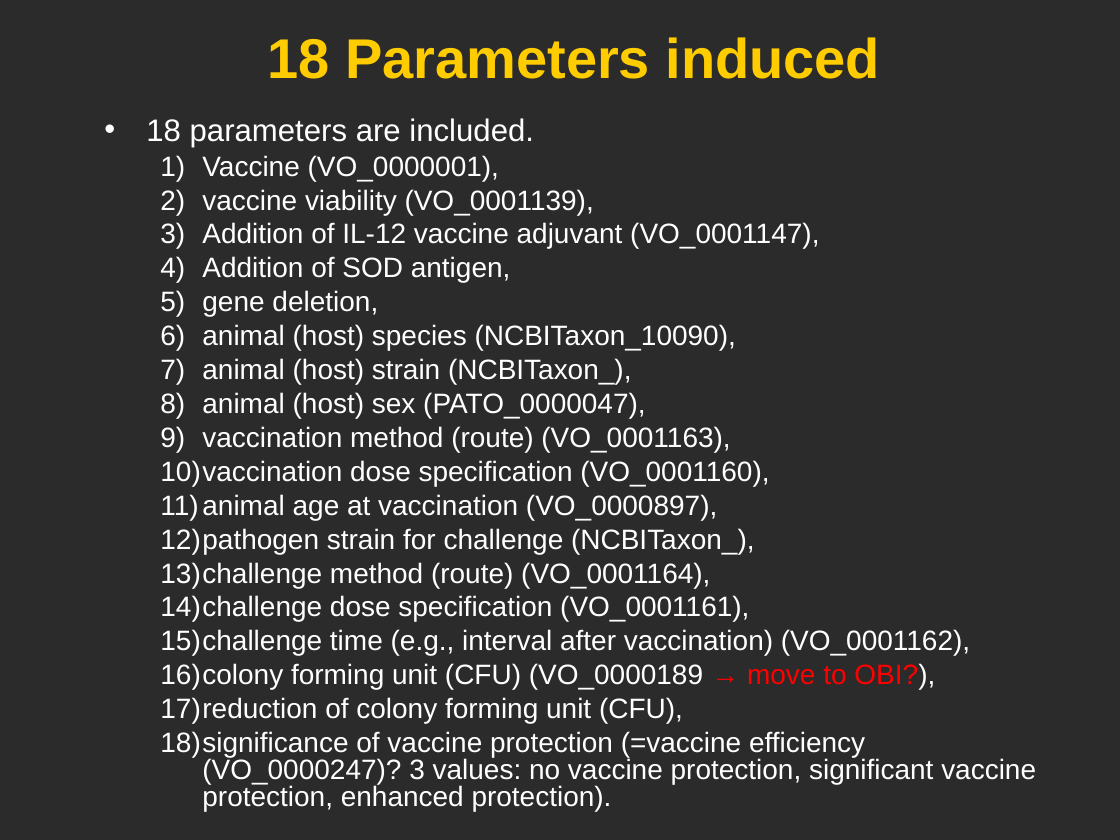
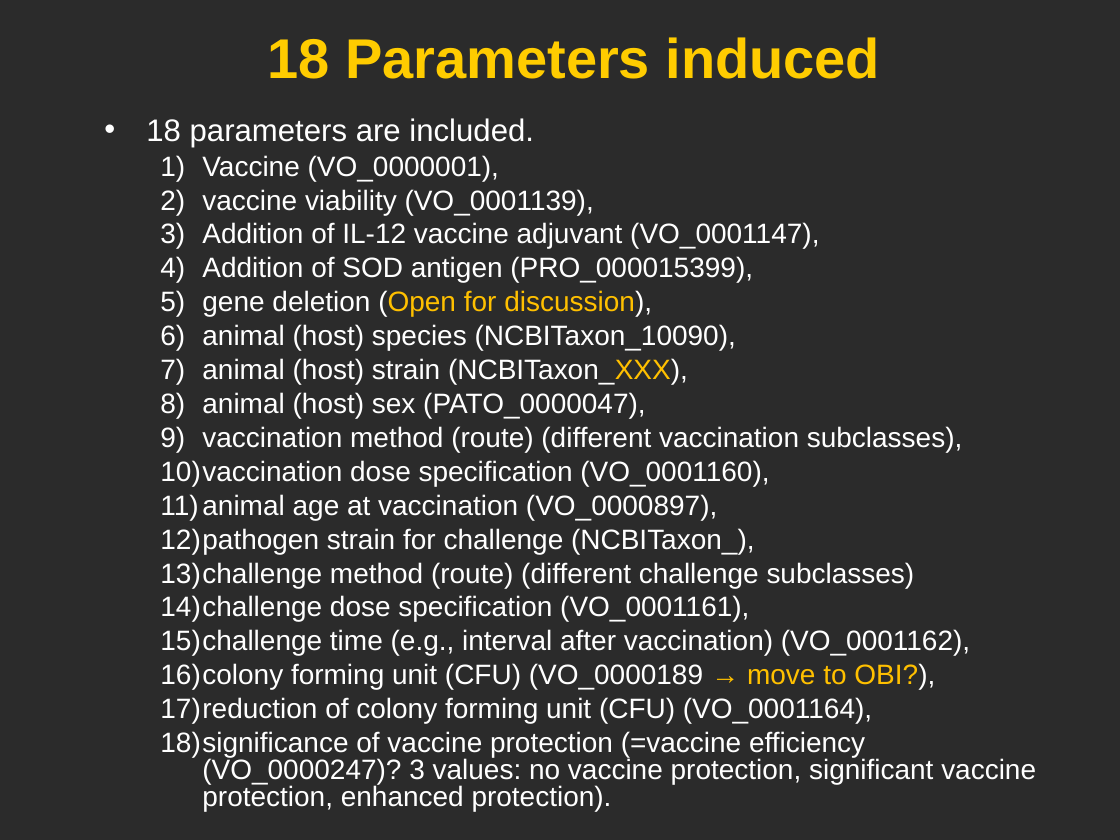
Before and after one commit to obi-ontology/obi-legacy-svn, a slide deck: slide 8 of trunk/docs/developer/use cases/Vaccine_usercase_Vancouver2010.ppt. Drawn at 1120x840 pixels with LibreOffice and Linux fonts; fonts in the diff are those of the drawing; background and template pictures are left out; a plain dark background stands for a picture behind light text. Boxes give left, top, right and bottom in pixels: in the first picture for what was removed or moved away, otherwise in the second. Text is boxed around its words. In the diff, an @@ line names an element or a change of style, - is before the commit and + after.

Commit message:
updates

```diff
--- a/trunk/docs/developer/use cases/Vaccine_usercase_Vancouver2010.ppt
+++ b/trunk/docs/developer/use cases/Vaccine_usercase_Vancouver2010.ppt
@@ text at box(202, 256, 753, 316): text changed @@
-  4) Addition of SOD antigen,
-  5) gene deletion,
+  4) Addition of SOD antigen (PRO_000015399),
+  5) gene deletion (Open for discussion),
@@ text at box(202, 358, 688, 384): text changed @@
-  7) animal (host) strain (NCBITaxon_),
+  7) animal (host) strain (NCBITaxon_XXX),
@@ text at box(202, 426, 962, 452): text changed @@
-  9) vaccination method (route) (VO_0001163),
+  9) vaccination method (route) (different vaccination subclasses),
@@ text at box(160, 562, 915, 588): text changed @@
-  13) challenge method (route) (VO_0001164),
+  13) challenge method (route) (different challenge subclasses)
@@ text at box(160, 663, 935, 689): text colour #FF0000 to #FFC000 in "→ move to OBI?)," @@
@@ text at box(160, 697, 872, 723): text changed @@
-  17) reduction of colony forming unit (CFU),
+  17) reduction of colony forming unit (CFU) (VO_0001164),
```
Also in this commit, not shown: 6 other slides changed.
